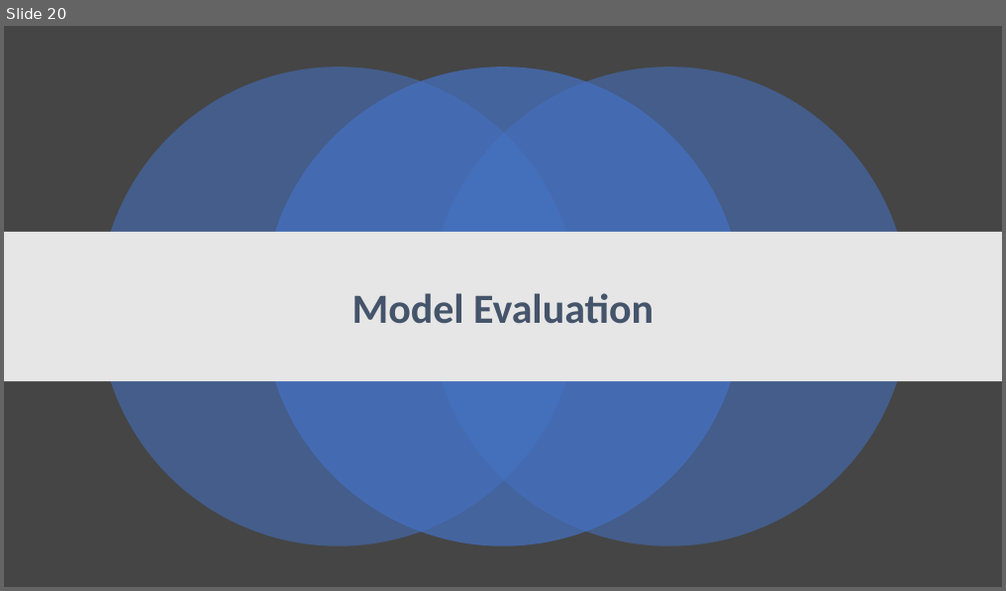
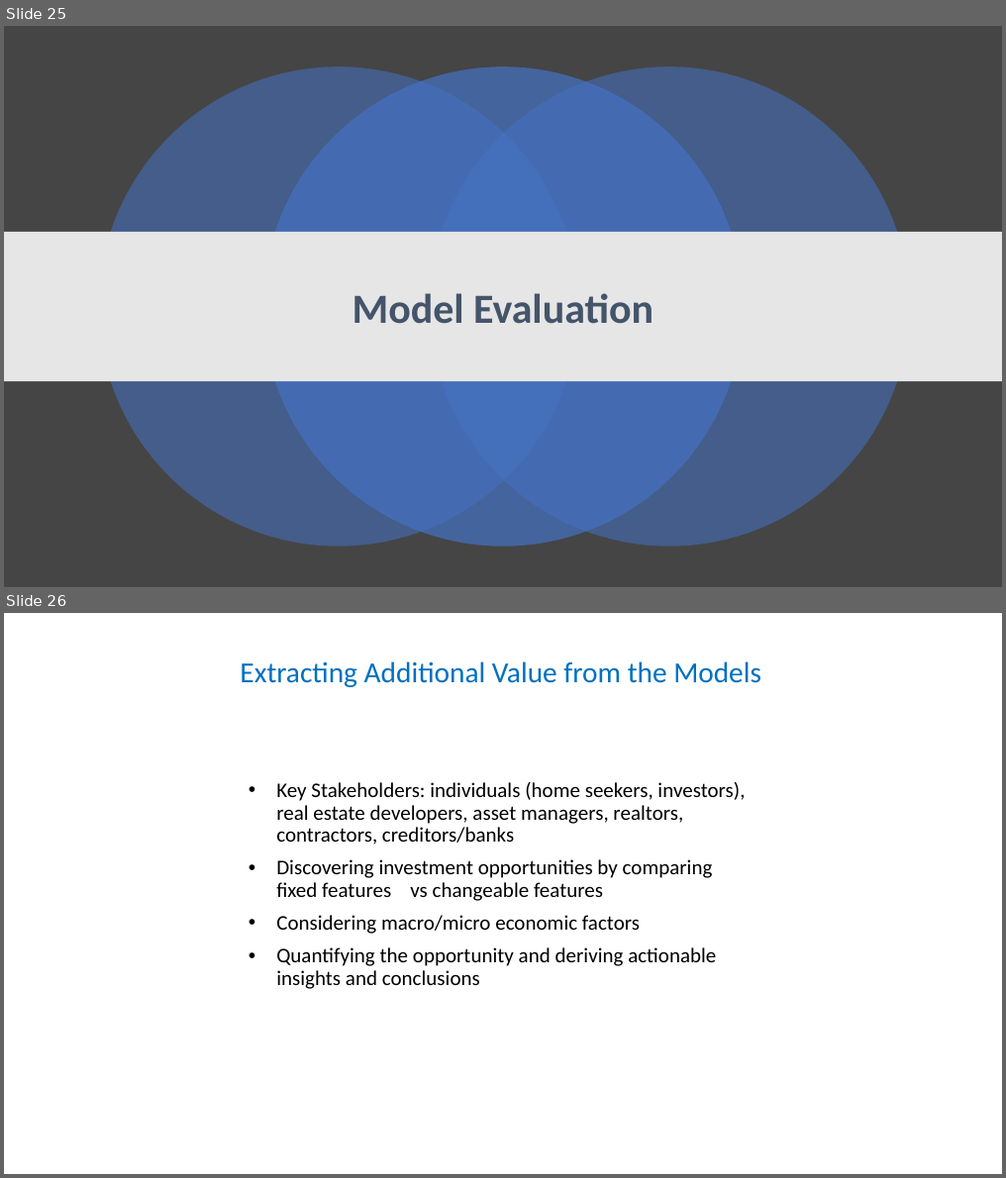
Before and after one commit to manasagodkhindi/AmesHousingPrediction, a slide deck: HousingPricesPresentations.pptx. Shown one above the other, each under a label of ours: slide 20 before the commit, slides 25 and 26 after it. The pictures are 1006x591 and 1006x1178 pixels, drawn with LibreOffice and Linux fonts; fonts in the diff are those of the drawing. Boxes give left, top, right and bottom in pixels: in the first picture for what was removed or moved away, otherwise in the second. Text is boxed around its words. In the diff, an @@ line names an element or a change of style, - is before the commit and + after.

```diff
--- a/HousingPricesPresentations.pptx
+++ b/HousingPricesPresentations.pptx
@@ slide 26 added at (4,613,1002,1174), background #FFFFFF @@
@@ title added at (240,662,761,687), 28 pt, text #0070C0 @@
+Extracting Additional Value from the Models
@@ subtitle added at (276,782,745,989), 20 pt, text #000000 @@
+• Key Stakeholders: individuals (home seekers, investors), real estate developers, asset managers, realtors, contractors, creditors/banks
+• Discovering investment opportunities by comparing fixed features vs changeable features
+• Considering macro/micro economic factors
+• Quantifying the opportunity and deriving actionable insights and conclusions
@@ what was slide 20 is now slide 25 @@
```
Also in this commit, not shown: 6 slides changed, 11 other slides added, 4 slides removed.
